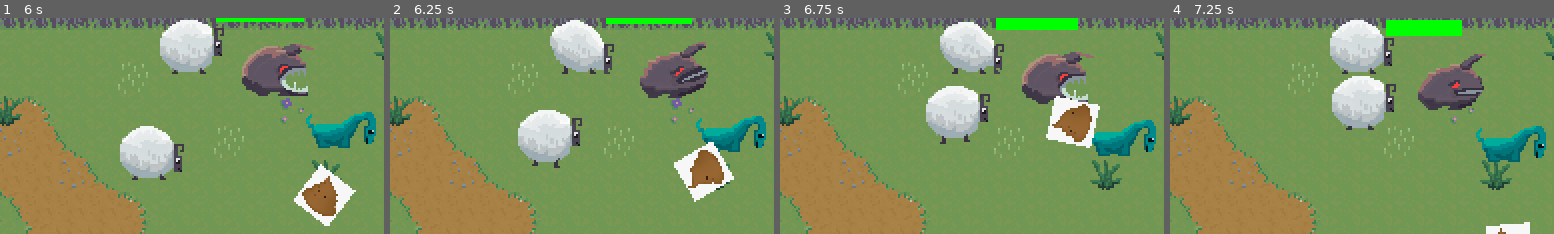
Above: before the commit, frames 1-4 (left to right).
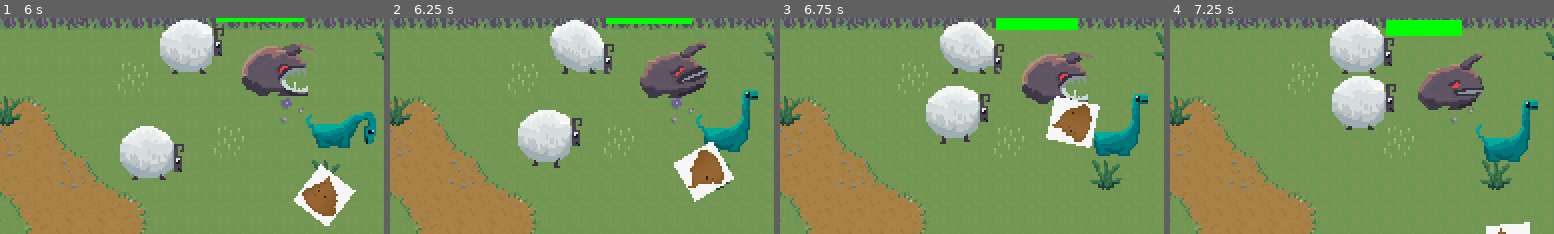
Above: after the commit, the same moments.

Repository: goessm/magic-poop
Game: Godot game, scene res://poop_game.tscn
Same seed, same stepped clock (60 frames per second), same inputs: the game is played once before the commit and once after it.
Inputs (mouse positions are % of the whole screen's width and height, from its top left):
- Up to frame 1 (6 s): tap Enter at 0.5 s; move the mouse to (72, 45) at 0.52 s; click (72, 45) at 0.67 s; move the mouse to (30, 55) at 1.27 s; click (30, 55) at 1.42 s; move the mouse to (60, 28) at 2.02 s; click (60, 28) at 2.17 s; move the mouse to (45, 70) at 2.77 s; click (45, 70) at 2.92 s; move the mouse to (80, 65) at 3.52 s; click (80, 65) at 3.67 s; move the mouse to (20, 35) at 4.27 s; click (20, 35) at 4.42 s; move the mouse to (55, 50) at 5.02 s; click (55, 50) at 5.17 s; move the mouse to (35, 25) at 5.77 s; click (35, 25) at 5.92 s
- Up to frame 2 (6.25 s): no input
- Up to frame 3 (6.75 s): move the mouse to (72, 45) at 6.52 s; click (72, 45) at 6.67 s
- Up to frame 4 (7.25 s): no input
The pictures show only the part of the screen within x 22-72%, y 27-77%; the shares and areas given below are measured in that part.

Frame 1 is identical in both runs. In frame 2, 1.1% of the frame differs, in the area x 79-98%, y 33-61%; in frame 3, 1.0%; in frame 4, 1.1%, in the area x 79-98%, y 37-66%.

Commit message:
Help poor dino eat without his head getting stuck

Diff:
--- a/Assets/Animals/Dino/dino-spritesheet.tres
+++ b/Assets/Animals/Dino/dino-spritesheet.tres
@@ -23,6 +23,10 @@
 [sub_resource type="AtlasTexture" id="AtlasTexture_3u1rf"]
 atlas = ExtResource("1_5ctn7")
 region = Rect2(96, 64, 96, 64)
+
+[sub_resource type="AtlasTexture" id="AtlasTexture_y8u8v"]
+atlas = ExtResource("1_5ctn7")
+region = Rect2(0, 0, 96, 64)
 
 [sub_resource type="AtlasTexture" id="AtlasTexture_6bg0p"]
 atlas = ExtResource("1_5ctn7")
@@ -85,6 +89,9 @@
 }, {
 "duration": 1.0,
 "texture": SubResource("AtlasTexture_3u1rf")
+}, {
+"duration": 1.0,
+"texture": SubResource("AtlasTexture_y8u8v")
 }],
 "loop": false,
 "name": &"bite",
Not shown: 1 places in Assets/Animals/Dino/dino-spritesheet.tres that only renumber resources
